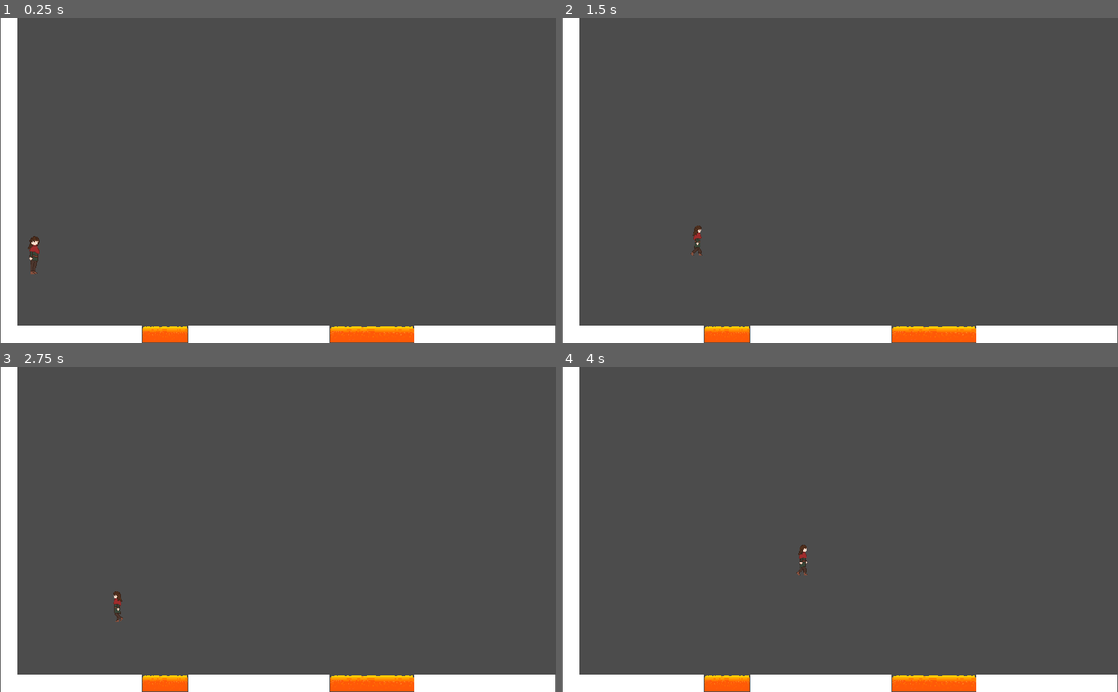
Above: before the commit, frames 1-4 (two rows, left to right).
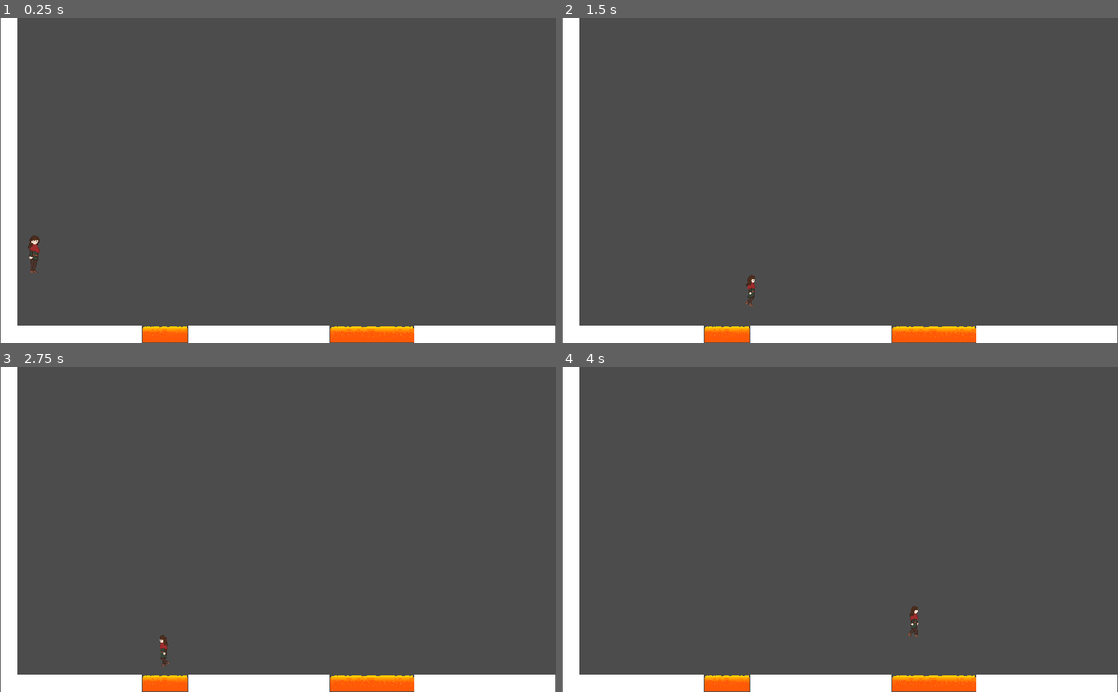
Above: after the commit, the same moments.

Repository: pjheden/ronja-robberdaughter
Game: Godot game, scene res://World.tscn
Same seed, same stepped clock (60 frames per second), same inputs: the game is played once before the commit and once after it.
Inputs:
- Up to frame 1 (0.25 s): no input
- Up to frame 2 (1.5 s): tap Enter at 0.5 s; hold Right (ui_right) from 0.53 s (still down); tap Space (jump) at 0.6, 0.77, 1.07, 1.35 s
- Up to frame 3 (2.75 s): tap Space (jump) at 1.52, 1.82, 2.1 s; release Right (ui_right) at 2.03 s; hold Left (ui_left) from 2.03 s (still down)
- Up to frame 4 (4 s): release Left (ui_left) at 2.78 s; hold Right (ui_right) from 2.78 s (still down); tap Space (jump) at 2.85, 3.02, 3.32, 3.6, 3.77 s

The runs differ from the first frame. In frame 1, less than 0.1% of the frame differs, in the area x 5-8%, y 66-79%; in frame 2, 0.2%; in frame 3, 0.2%; in frame 4, 0.2%, in the area x 42-65%, y 54-83%.

Commit message:
ADD wall jumping and smoother movement

Diff:
--- a/Platforms/SpritePlatform.tscn
+++ b/Platforms/HarmfulSpritePlatform.tscn
@@ -6,6 +6,7 @@
 [node name="Sprite" type="Sprite"]
 
 [node name="StaticBody2D" type="StaticBody2D" parent="."]
+collision_layer = 2
 
 [node name="CollisionShape2D" type="CollisionShape2D" parent="StaticBody2D"]
 shape = SubResource( 1 )
--- a/Ronja/Ronja.gd
+++ b/Ronja/Ronja.gd
@@ -2,13 +2,13 @@
 
 signal hit
 
-export var walkspeed = 350 # pixels/sec
-export var jumpspeed = 2000
-export var gravityscale = 200
+export var walkspeed = 300 # pixels/sec
+export var jumpspeed = -400
+export var gravityscale = 1200
 
 var screen_size
 var vel = Vector2()
-var dir = Vector2()
+var jumping = false
 
 func _ready():
 	screen_size = get_viewport_rect().size
@@ -16,24 +16,24 @@
 
 
 func process_input():
-	dir = Vector2()
-	if Input.is_action_pressed("ui_right"):
-		dir.x += 1
-	if Input.is_action_pressed("ui_left"):
-		dir.x -= 1
-	if Input.is_action_just_pressed("jump"):
-		dir.y -= 1
-	return dir
+	vel.x = 0
+	var right = Input.is_action_pressed("ui_right")
+	var left = Input.is_action_pressed("ui_left")
+	var jump = Input.is_action_just_pressed("jump")
+
+	if jump and (is_on_floor() or is_on_wall()):
+		jumping = true
+		vel.y = jumpspeed
+	if right:
+		vel.x += walkspeed
+	if left:
+		vel.x -= walkspeed
 
 func process_movement(delta):
-#	if dir.length() <= 0:
-#		return vel
-	vel = dir.normalized()
-	vel.x *= walkspeed
-	vel.y *= jumpspeed
-	vel.y += gravityscale
-	var motion = vel * delta
-	move_and_slide(motion)
+	vel.y += gravityscale * delta
+	if jumping and (is_on_floor() or is_on_wall()):
+		jumping = false
+	vel = move_and_slide(vel, Vector2(0, -1)) # move_and_slide uses delta internally for the sliding part
 
 func process_animation():
 	if vel.x != 0:
@@ -41,9 +41,8 @@
 		$AnimatedSprite.flip_v = false
 		# See the note below about boolean assignment
 		$AnimatedSprite.flip_h = vel.x < 0
-	elif vel.y != 0:
-		$AnimatedSprite.animation = "up"
-#		$AnimatedSprite.flip_v = vel.y > 0
+	else:
+		$AnimatedSprite.animation = "idle"
 
 func _process(delta):
 	process_animation()
@@ -51,6 +50,10 @@
 func _physics_process(delta):
 	process_input()
 	process_movement(delta)
+
+	for i in get_slide_count():
+		var collision = get_slide_collision(i)
+#		print("I collided with ", collision.collider.name)
 
 func _on_Player_body_entered(body):
 #	TODO: we need to disguish between what we enter, ie. shouldnt die from hitting platform
--- a/Ronja/Ronja.tscn
+++ b/Ronja/Ronja.tscn
@@ -16,7 +16,7 @@
 }, {
 "frames": [ ExtResource( 2 ) ],
 "loop": true,
-"name": "up",
+"name": "idle",
 "speed": 5.0
 } ]
 
@@ -25,13 +25,13 @@
 height = 52.0
 
 [node name="Player" type="KinematicBody2D"]
+collision_mask = 3
 script = ExtResource( 1 )
 
 [node name="AnimatedSprite" type="AnimatedSprite" parent="."]
 scale = Vector2( 0.1, 0.1 )
 frames = SubResource( 1 )
-animation = "walk"
-frame = 2
+animation = "idle"
 
 [node name="CollisionShape2D" type="CollisionShape2D" parent="."]
 position = Vector2( 0.062714, 0.687294 )
--- a/World.tscn
+++ b/World.tscn
@@ -3,7 +3,7 @@
 [ext_resource path="res://Ronja/Ronja.tscn" type="PackedScene" id=1]
 [ext_resource path="res://Main.gd" type="Script" id=2]
 [ext_resource path="res://Platforms/MeshPlatform.tscn" type="PackedScene" id=3]
-[ext_resource path="res://Platforms/SpritePlatform.tscn" type="PackedScene" id=4]
+[ext_resource path="res://Platforms/HarmfulSpritePlatform.tscn" type="PackedScene" id=4]
 [ext_resource path="res://assets/lava.png" type="Texture" id=5]
 
 [node name="Main" type="Node"]
@@ -11,9 +11,6 @@
 
 [node name="Player" parent="." instance=ExtResource( 1 )]
 visible = false
-walkspeed = 12000
-jumpspeed = 300000
-gravityscale = 10000
 
 [node name="StartPosition" type="Position2D" parent="."]
 position = Vector2( 62.2111, 396.041 )
--- a/project.godot
+++ b/project.godot
@@ -52,6 +52,11 @@
  ]
 }
 
+[layer_names]
+
+2d_physics/layer_1="Blocking"
+2d_physics/layer_2="Harmful"
+
 [rendering]
 
 environment/default_environment="res://default_env.tres"
